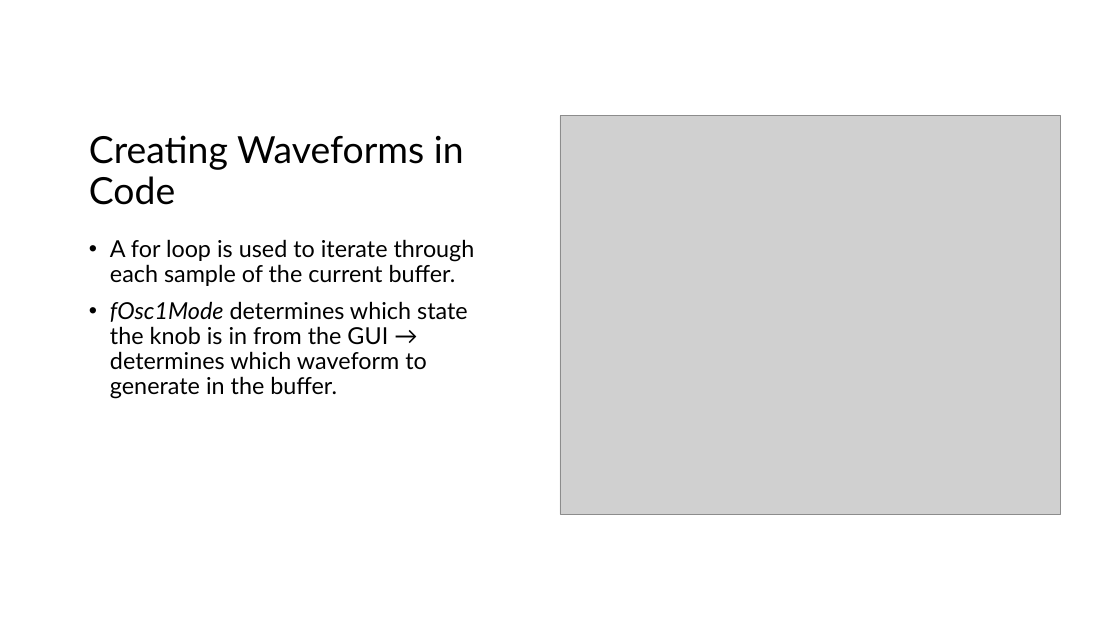
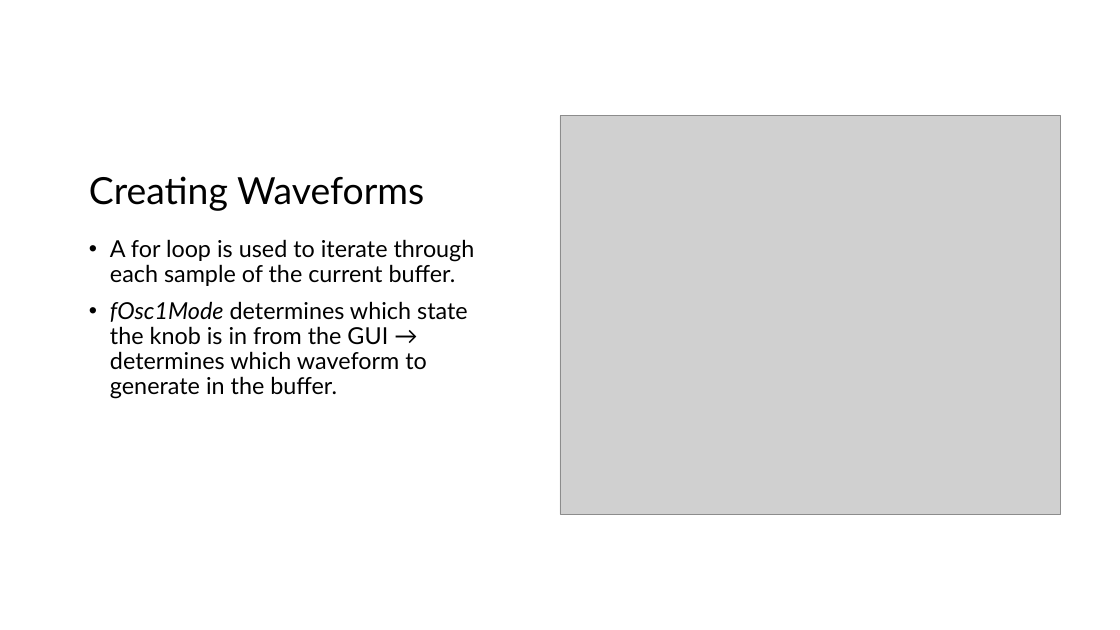
Before and after one commit to ShotgunApe/VST-Synth, a slide deck: slide 13 of docs/juniorIS-new.pptx. Drawn at 1120x630 pixels with LibreOffice and Linux fonts; fonts in the diff are those of the drawing; grey boxes stand for pictures. Boxes give left, top, right and bottom in pixels: in the first picture for what was removed or moved away, otherwise in the second. Text is boxed around its words. In the diff, an @@ line names an element or a change of style, - is before the commit and + after.

```diff
--- a/docs/juniorIS-new.pptx
+++ b/docs/juniorIS-new.pptx
@@ title at (x1=89, y1=176, x2=424, y2=211): text changed @@
-Creating Waveforms in Code
+Creating Waveforms
```
Also in this commit, not shown: 1 other slide changed, 1 slide added.
